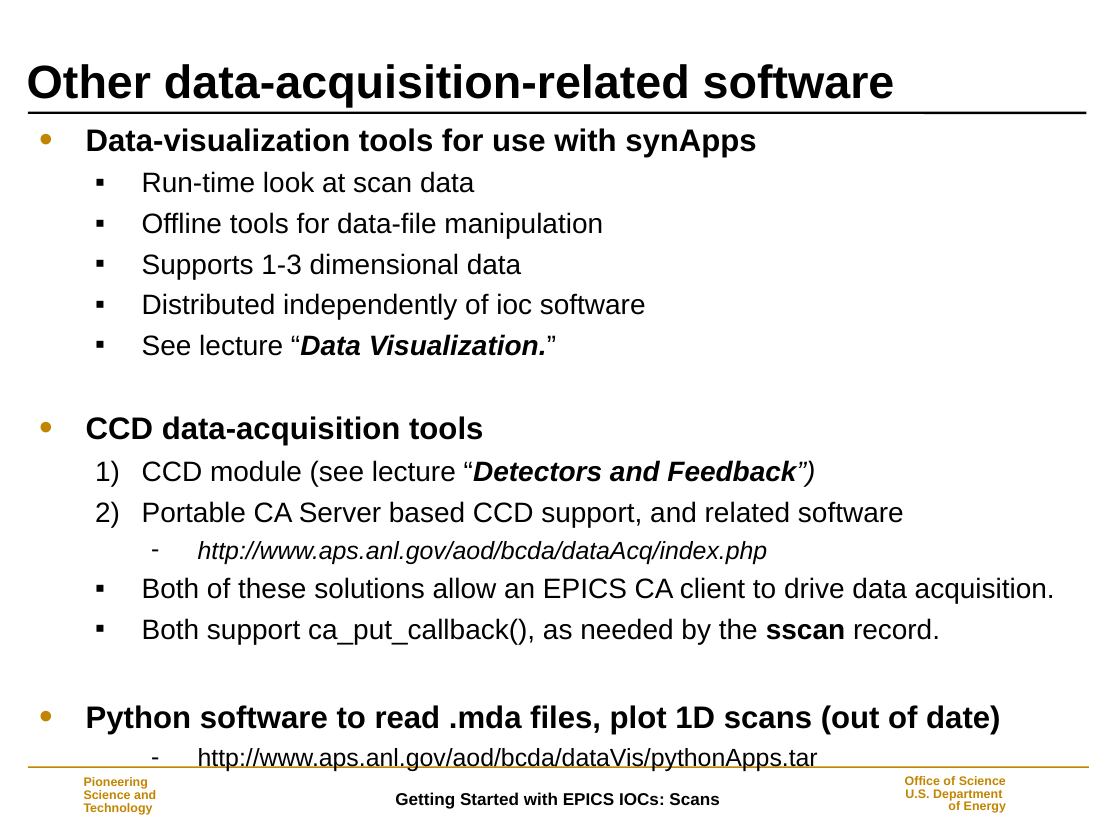
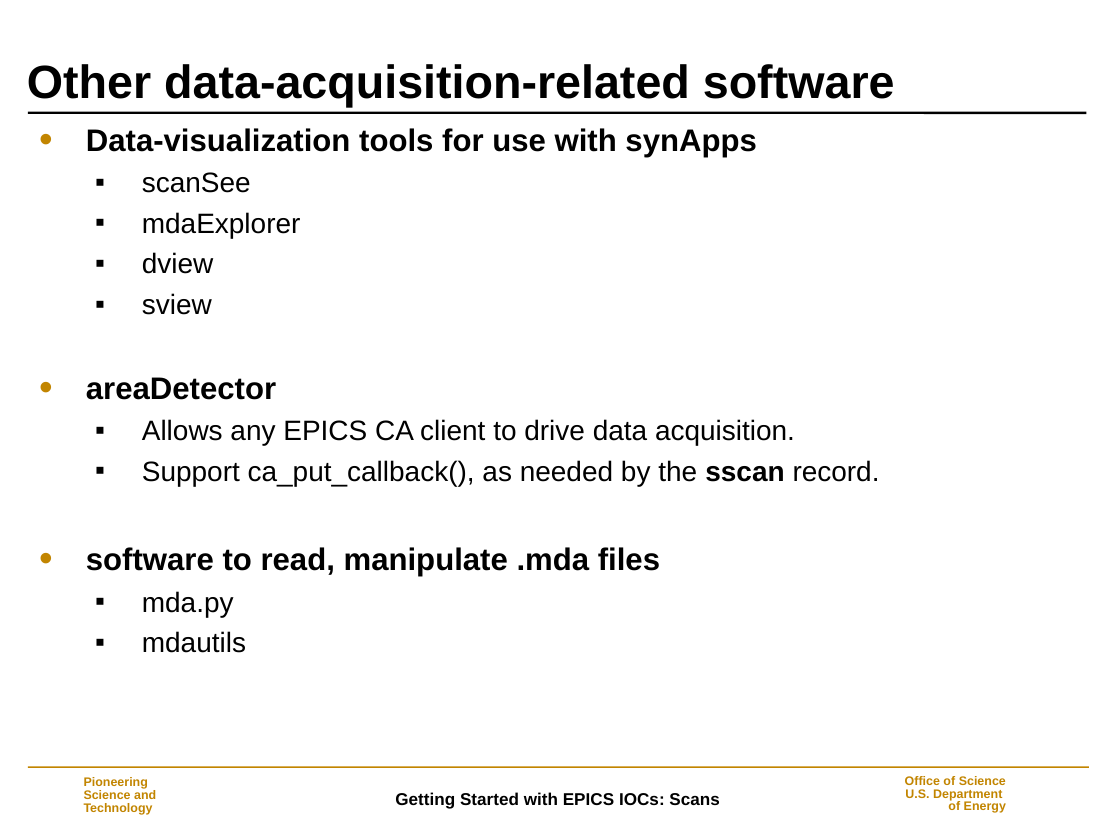
Before and after one commit to epics-modules/sscan, a slide deck: slide 30 of documentation/Scans.ppt. Drawn at 1120x840 pixels with LibreOffice and Linux fonts; fonts in the diff are those of the drawing; background and template pictures are left out. Boxes give left, top, right and bottom in pixels: in the first picture for what was removed or moved away, otherwise in the second. Text is boxed around its words. In the diff, an @@ line names an element or a change of style, - is before the commit and + after.

```diff
--- a/documentation/Scans.ppt
+++ b/documentation/Scans.ppt
@@ text at <box>86,172,880,653</box>: text changed @@
-  ▪ Run-time look at scan data
-  ▪ Offline tools for data-file manipulation
-  ▪ Supports 1-3 dimensional data
-  ▪ Distributed independently of ioc software
-  ▪ See lecture “Data Visualization.”
-• CCD data-acquisition tools
-  1) CCD module (see lecture “Detectors and Feedback”)
-  2) Portable CA Server based CCD support, and related software
-    – http://www.aps.anl.gov/aod/bcda/dataAcq/index.php
-  ▪ Both of these solutions allow an EPICS CA client to drive data acquisition.
-  ▪ Both support ca_put_callback(), as needed by the sscan record.
-• Python software to read .mda files, plot 1D scans (out of date)
-    – http://www.aps.anl.gov/aod/bcda/dataVis/pythonApps.tar
+  ▪ scanSee
+  ▪ mdaExplorer
+  ▪ dview
+  ▪ sview
+• areaDetector
+  ▪ Allows any EPICS CA client to drive data acquisition.
+  ▪ Support ca_put_callback(), as needed by the sscan record.
+• software to read, manipulate .mda files
+  ▪ mda.py
+  ▪ mdautils
```
Also in this commit, not shown: 8 other slides changed.
